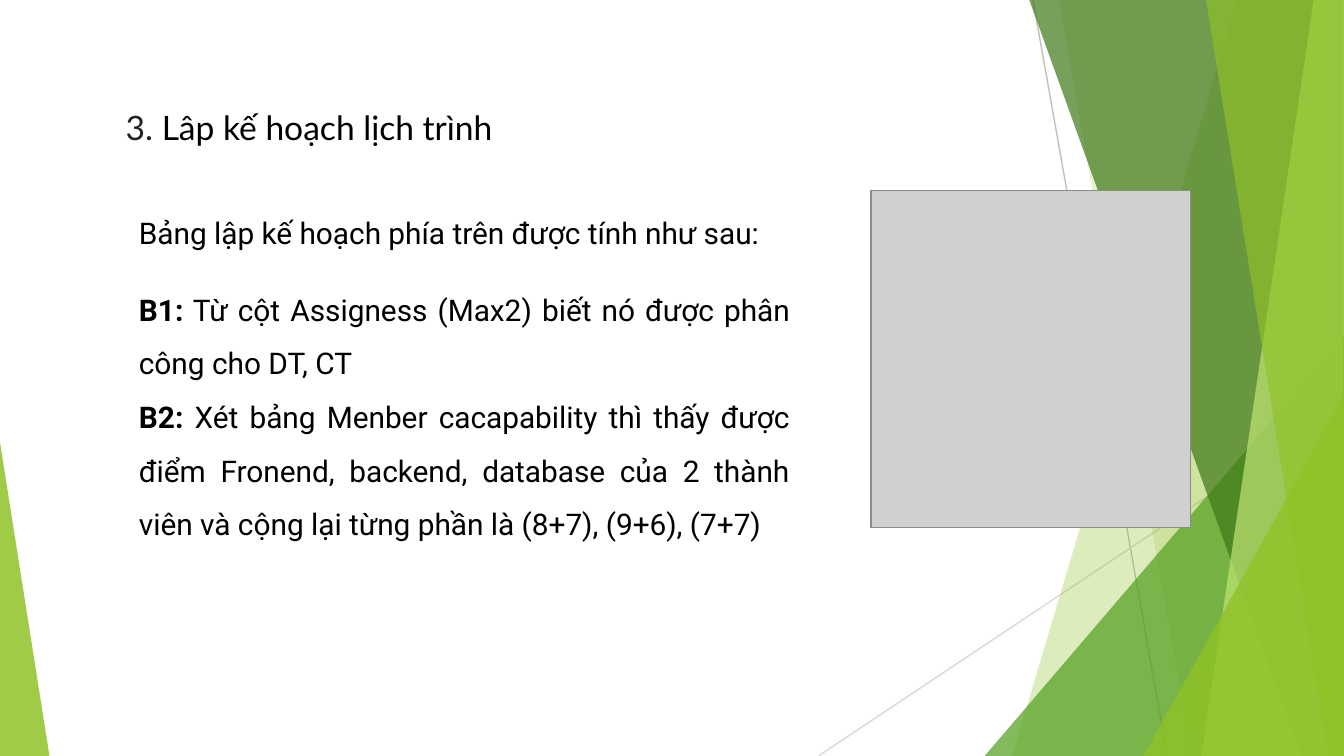
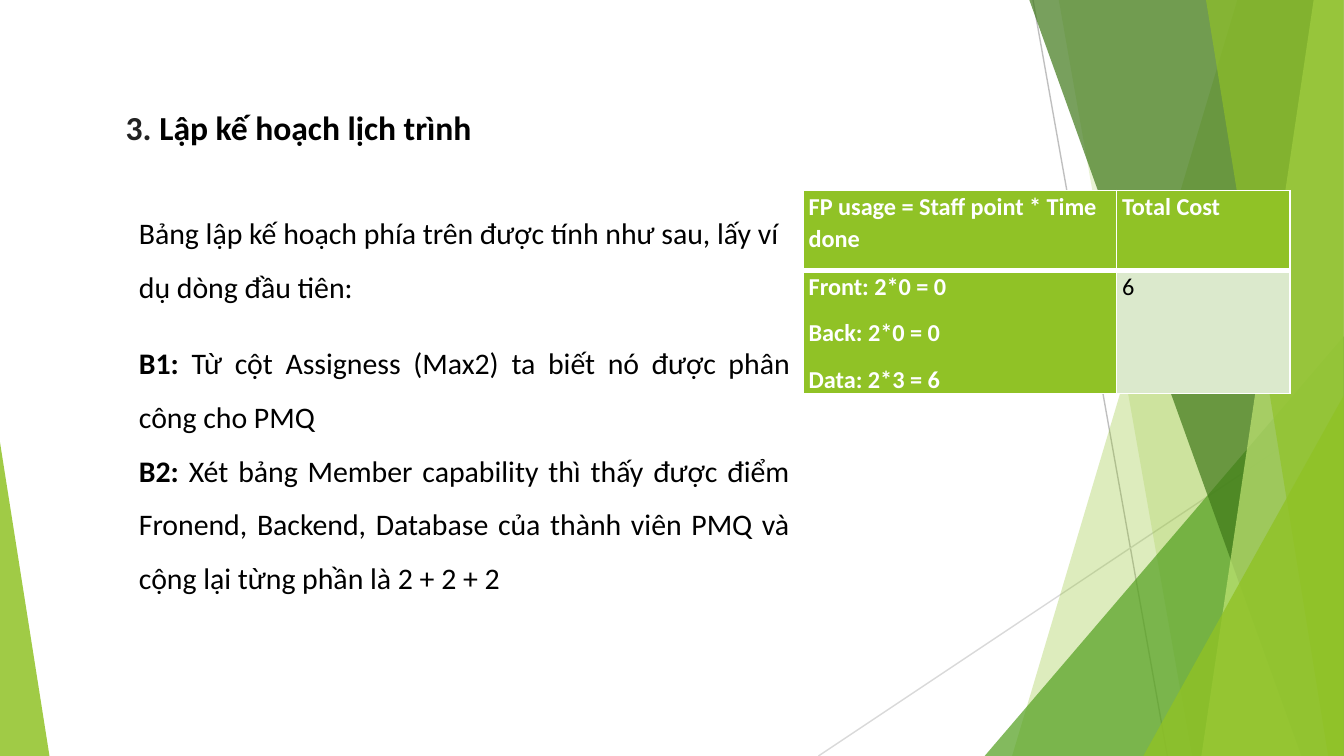
Before and after one commit to EdgarIgnite16/MSP-Project, a slide deck: slide 17 of Report/Nhom9_SingedShop_FinalUltimateVersion.pptx. Drawn at 1344x756 pixels with LibreOffice and Linux fonts; fonts in the diff are those of the drawing; grey boxes stand for pictures. Boxes give left, top, right and bottom in pixels: in the first picture for what was removed or moved away, otherwise in the second. Text is boxed around its words. In the diff, an @@ line names an element or a change of style, - is before the commit and + after.

```diff
--- a/Report/Nhom9_SingedShop_FinalUltimateVersion.pptx
+++ b/Report/Nhom9_SingedShop_FinalUltimateVersion.pptx
@@ text at [126,114,472,146]: text changed; font Lato to Calibri; bold on @@
-3. Lâp kế hoạch lịch trình
+3. Lập kế hoạch lịch trình
@@ table added at [804,191,1290,398], 2 rows, 2 columns @@
+FP usage = Staff point * Time done | Total Cost
+Front: 2*0 = 0 / Back: 2*0 = 0 / Data: 2*3 = 6 | 6
@@ picture removed at [871,191,1191,528] @@
@@ text at [139,221,789,594]: text changed; font Roboto to Calibri @@
-Bảng lập kế hoạch phía trên được tính như sau:
-B1: Từ cột Assigness (Max2) biết nó được phân công cho DT, CT
-B2: Xét bảng Menber cacapability thì thấy được điểm Fronend, backend, database của 2 thành viên và cộng lại từng phần là (8+7), (9+6), (7+7)
+Bảng lập kế hoạch phía trên được tính như sau, lấy ví dụ dòng đầu tiên:
+B1: Từ cột Assigness (Max2) ta biết nó được phân công cho PMQ
+B2: Xét bảng Member capability thì thấy được điểm Fronend, Backend, Database của thành viên PMQ và cộng lại từng phần là 2 + 2 + 2
```
Also in this commit, not shown: 17 other slides changed, 1 slide added, 3 slides removed, 6 other files.
